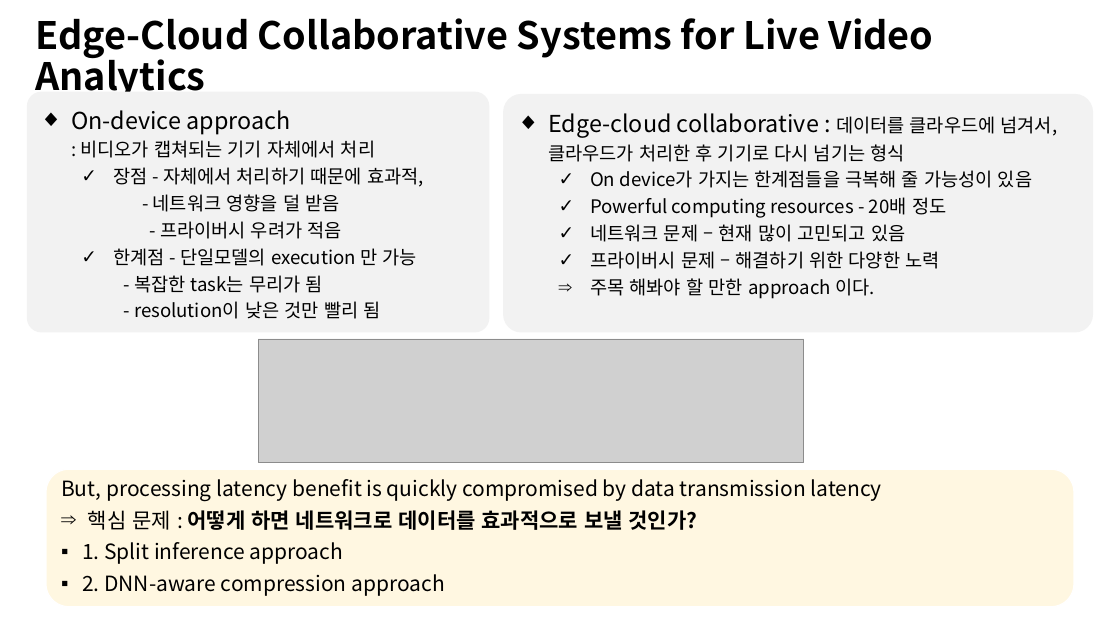
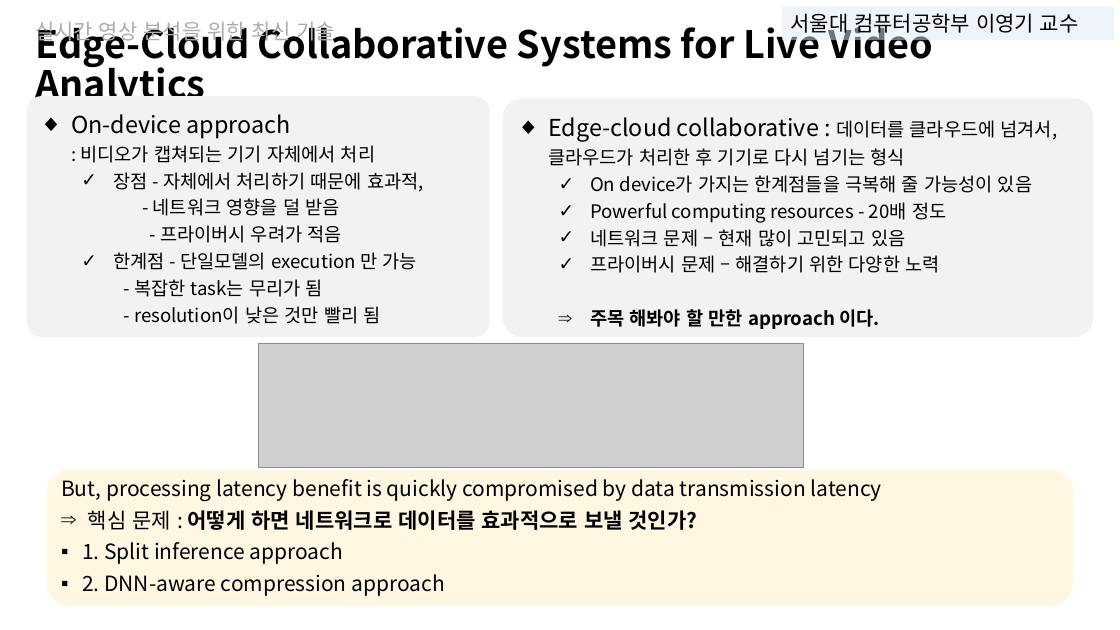
Before and after one commit to sohee98/DeepLearning_study, a slide deck: slide 1 of 미팅 자료/1주차(220316)-세미나영상요약.pptx. Drawn at 1120x630 pixels with LibreOffice and Linux fonts; fonts in the diff are those of the drawing; grey boxes stand for pictures. Boxes give left, top, right and bottom in pixels: in the first picture for what was removed or moved away, otherwise in the second. Text is boxed around its words. In the diff, an @@ line names an element or a change of style, - is before the commit and + after.

```diff
--- a/미팅 자료/1주차(220316)-세미나영상요약.pptx
+++ b/미팅 자료/1주차(220316)-세미나영상요약.pptx
@@ title "Edge-Cloud Collaborative Systems for Live ..." rewrapped from bbox=[35, 18, 934, 92] to bbox=[35, 19, 934, 98] @@
@@ text added at bbox=[35, 22, 335, 44], 18 pt, text #AFABAB @@
+실시간 영상 분석을 위한 최신 기술
@@ rectangle added at bbox=[782, 7, 1114, 40], fill #DEEBF7 at 50% opacity, 18 pt, text #030303 @@
+서울대 컴퓨터공학부 이영기 교수
@@ 2 rounded rectangles, 1 picture: place and size @@
-2 rounded rectangles, 1 picture at bbox=[27, 92, 1093, 463]
+2 rounded rectangles, 1 picture at bbox=[27, 96, 1093, 467]
@@ text in rounded rectangle at bbox=[590, 309, 879, 329]: bold on in "주목 해봐야 할 만한 approach 이다." @@
```
Also in this commit, not shown: 7 other slides changed, 7 other files.
